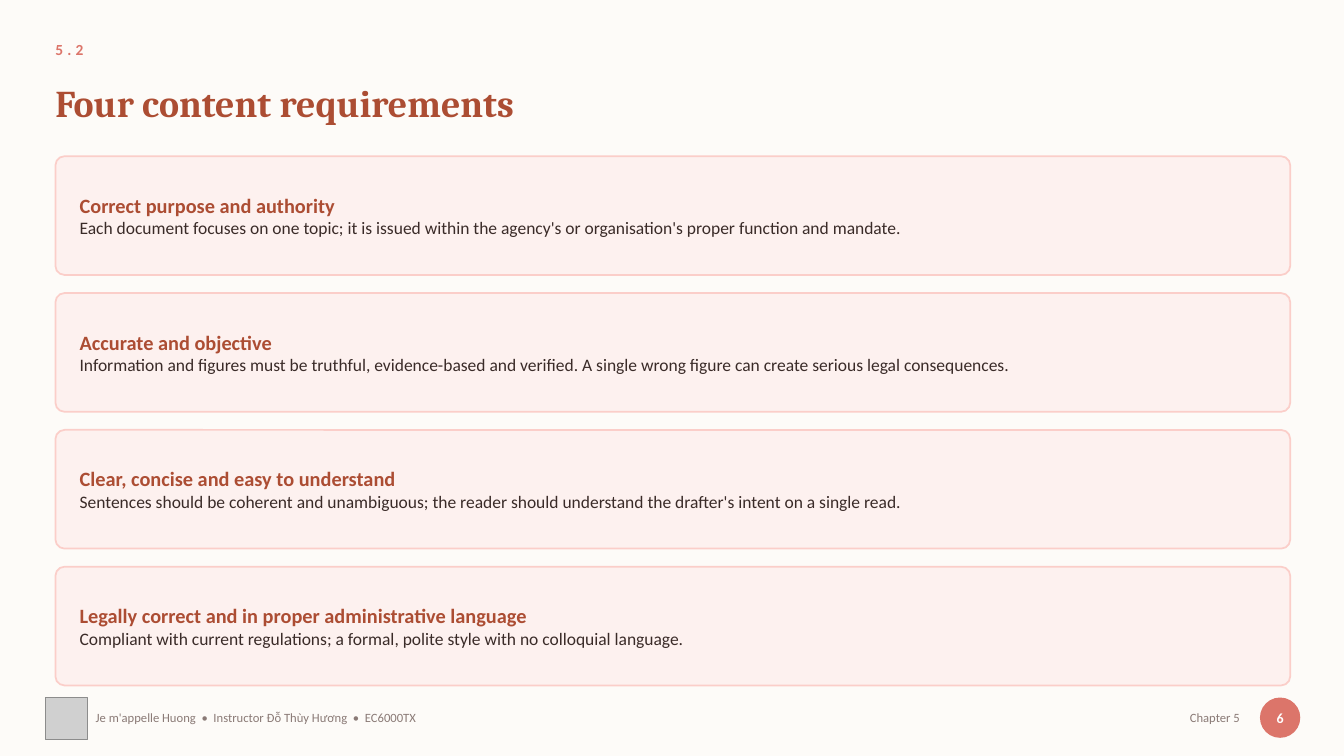
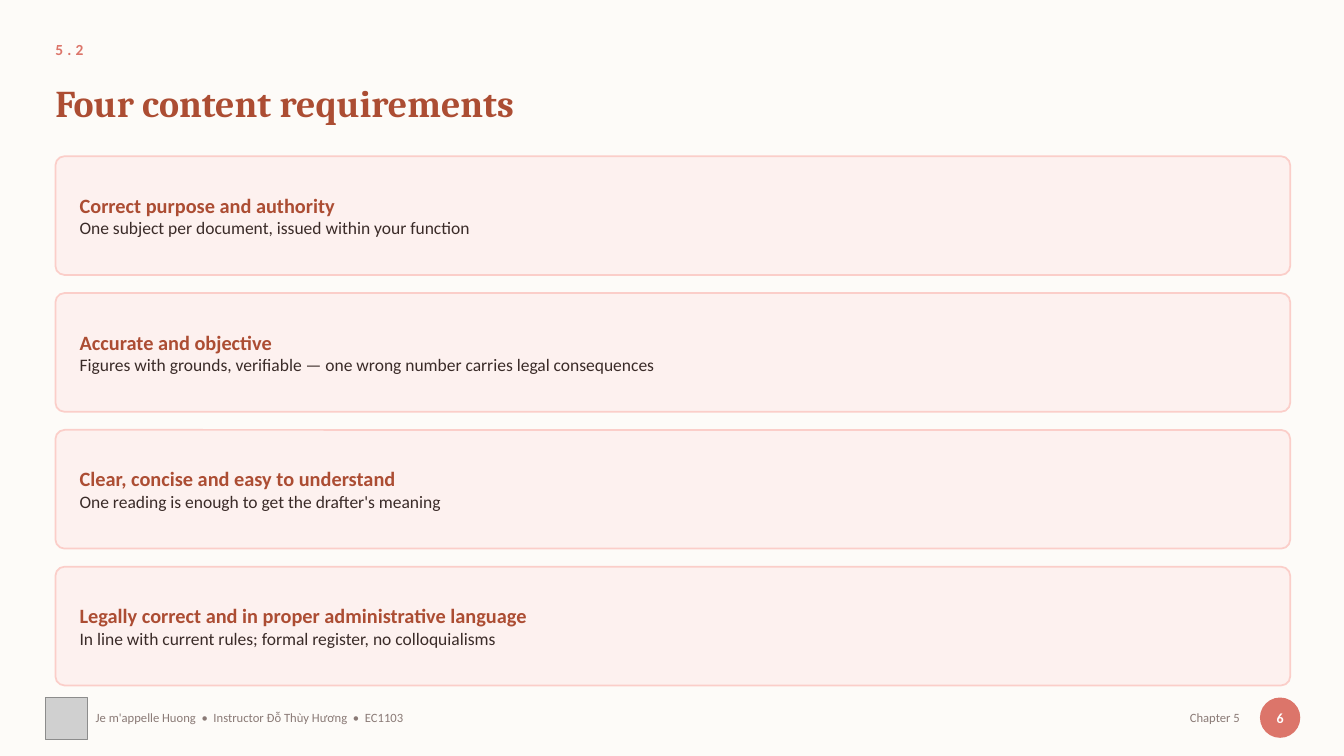
Before and after one commit to thuyhuongctu/ComDraft, a slide deck: slide 7 of slides/05-soan-thao-van-ban.en.pptx. Drawn at 1344x756 pixels with LibreOffice and Linux fonts; fonts in the diff are those of the drawing; grey boxes stand for pictures. Boxes give left, top, right and bottom in pixels: in the first picture for what was removed or moved away, otherwise in the second. Text is boxed around its words. In the diff, an @@ line names an element or a change of style, - is before the commit and + after.

```diff
--- a/slides/05-soan-thao-van-ban.en.pptx
+++ b/slides/05-soan-thao-van-ban.en.pptx
@@ text at (x1=80, y1=222, x2=469, y2=237): text changed @@
-Each document focuses on one topic; it is issued within the agency's or organisation's proper function and mandate.
+One subject per document, issued within your function
@@ text at (x1=80, y1=359, x2=654, y2=374): text changed @@
-Information and figures must be truthful, evidence-based and verified. A single wrong figure can create serious legal consequences.
+Figures with grounds, verifiable — one wrong number carries legal consequences
@@ text at (x1=80, y1=496, x2=441, y2=511): text changed @@
-Sentences should be coherent and unambiguous; the reader should understand the drafter's intent on a single read.
+One reading is enough to get the drafter's meaning
@@ text at (x1=80, y1=633, x2=495, y2=648): text changed @@
-Compliant with current regulations; a formal, polite style with no colloquial language.
+In line with current rules; formal register, no colloquialisms
@@ text at (x1=96, y1=712, x2=403, y2=724): text changed @@
-Je m'appelle Huong • Instructor Đỗ Thùy Hương • EC6000TX
+Je m'appelle Huong • Instructor Đỗ Thùy Hương • EC1103
```
Also in this commit, not shown: 20 other slides changed, 42 other files.
